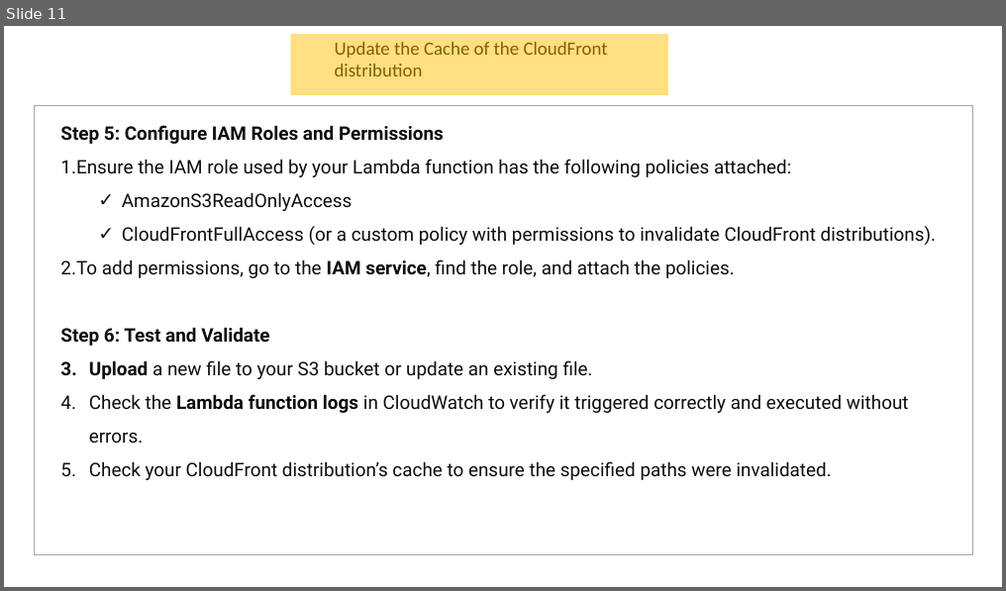
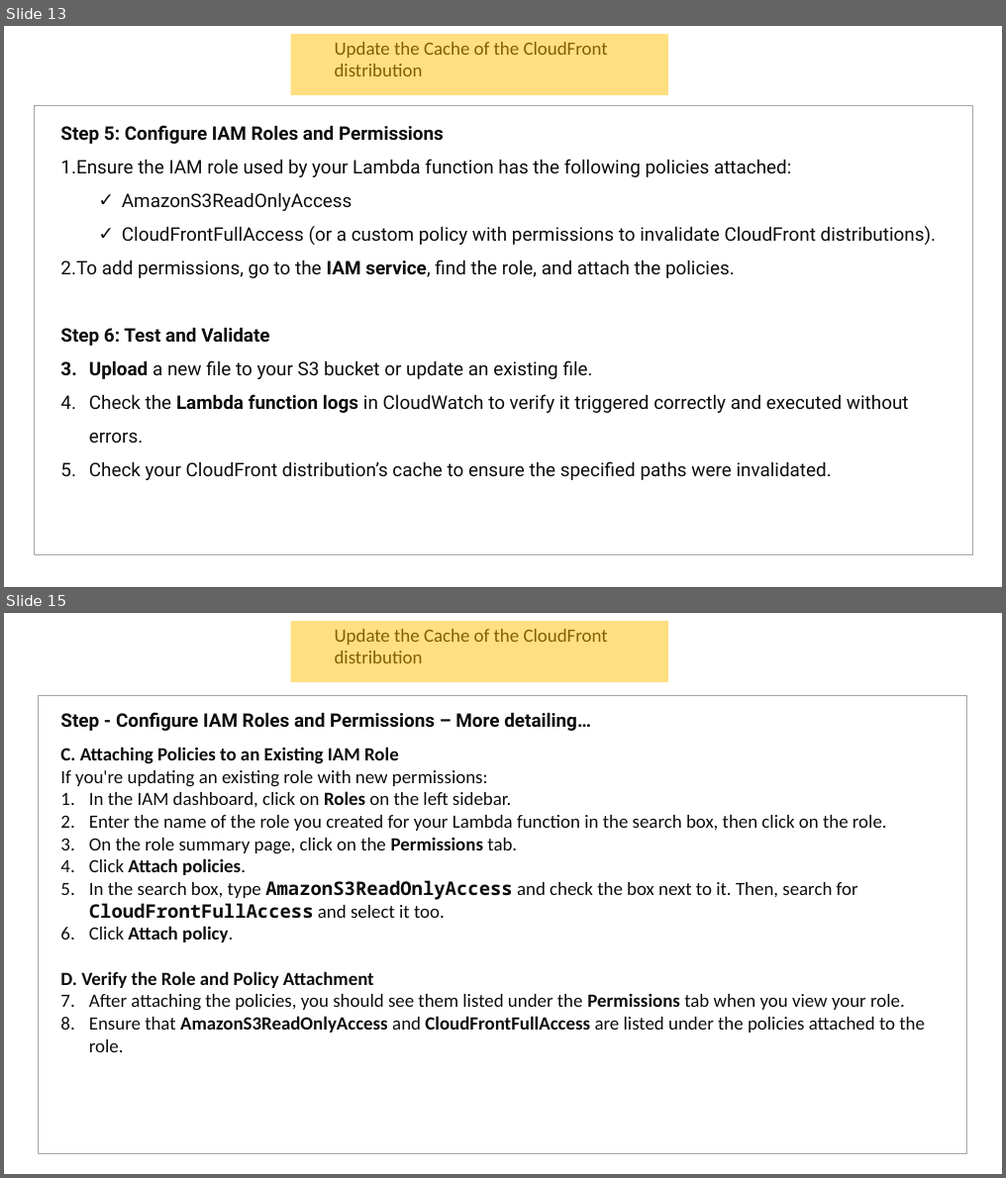
Before and after one commit to abmishra1234/DVR-Feature-Livestream, a slide deck: docs/Mp4ToHLS.pptx. Shown one above the other, each under a label of ours: slide 11 before the commit, slides 13 and 15 after it; the slides between them are not shown. The pictures are 1006x591 and 1006x1178 pixels, drawn with LibreOffice and Linux fonts; fonts in the diff are those of the drawing. Boxes give left, top, right and bottom in pixels: in the first picture for what was removed or moved away, otherwise in the second. Text is boxed around its words. In the diff, an @@ line names an element or a change of style, - is before the commit and + after.

```diff
--- a/docs/Mp4ToHLS.pptx
+++ b/docs/Mp4ToHLS.pptx
@@ slide 15 added at (4,613,1002,1174), background #FFFFFF @@
@@ rectangle added at (291,621,668,682), fill #FFC000 at 50% opacity @@
@@ text added at (335,629,608,663), 18 pt, text #000000 @@
+Update the Cache of the CloudFront distribution
@@ rectangle added at (39,695,966,1155), outline #A5A5A5 0.75 pt @@
@@ text added at (60,712,591,731), 18 pt, text #0D0D0D, bold @@
+Step - Configure IAM Roles and Permissions – More detailing…
@@ text added at (60,747,925,1053), 18 pt, text #0D0D0D @@
+C. Attaching Policies to an Existing IAM Role
+If you're updating an existing role with new permissions:
+1. In the IAM dashboard, click on Roles on the left sidebar.
+2. Enter the name of the role you created for your Lambda function in the search box, then click on the role.
+3. On the role summary page, click on the Permissions tab.
+4. Click Attach policies.
+5. In the search box, type AmazonS3ReadOnlyAccess and check the box next to it. Then, search for CloudFrontFullAccess and select it too.
+6. Click Attach policy.
+D. Verify the Role and Policy Attachment
+1. After attaching the policies, you should see them listed under the Permissions tab when you view your role.
+2. Ensure that AmazonS3ReadOnlyAccess and CloudFrontFullAccess are listed under the policies attached to the role.
@@ rectangle added at (144,942,144,997), fill #FFFFFF @@
@@ rectangle added at (99,1022,99,1077), fill #FFFFFF @@
@@ what was slide 11 is now slide 13 @@
```
Also in this commit, not shown: 1 slide changed, 7 other slides added, 1 other file.
